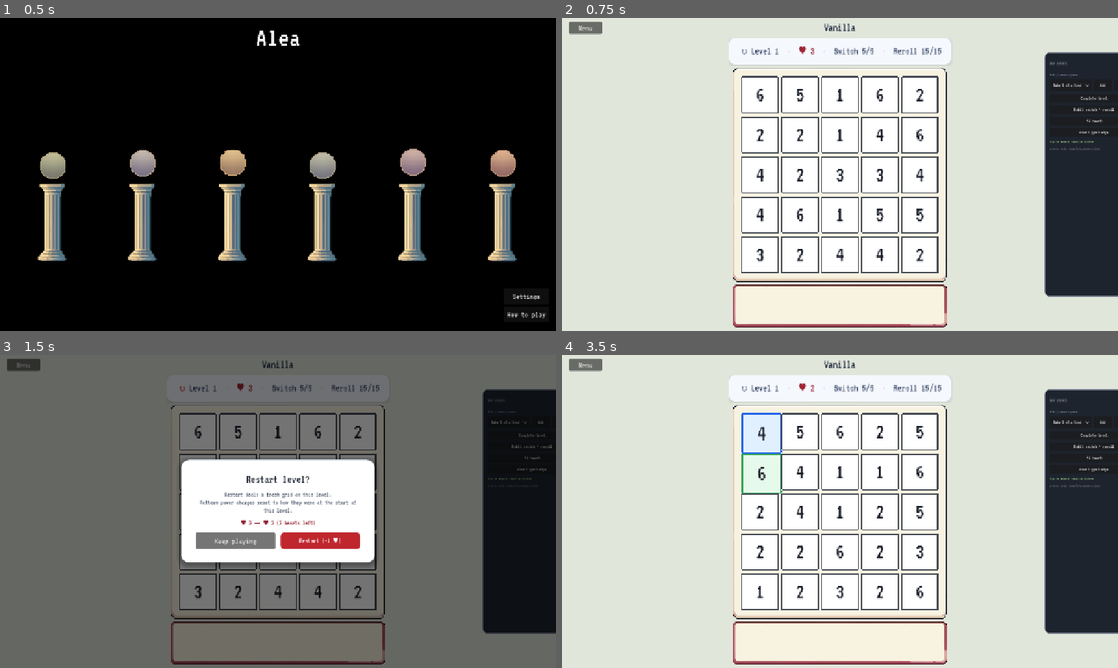
Above: before the commit, frames 1-4 (two rows, left to right).
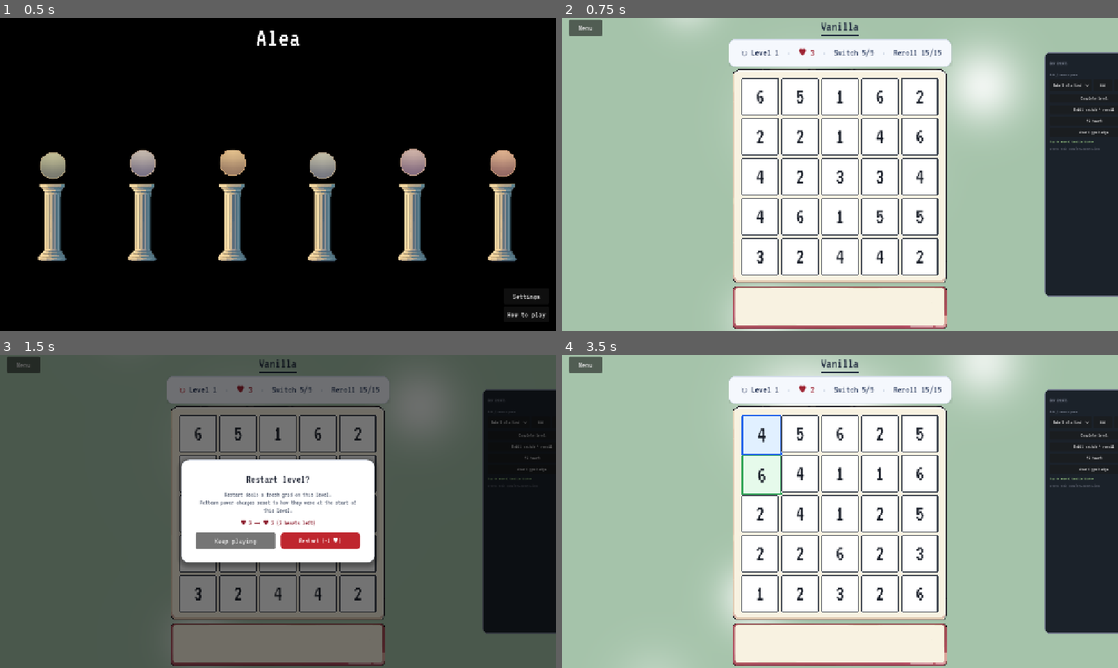
Above: after the commit, the same moments.

Repository: ming33333/Alea-Godot
Game: Godot game, scene res://scenes/main_menu.tscn
Two runs of this game, one before a commit and one after it. Both use one fixed random seed, a clock stepped at 60 frames per second and the inputs below. Video files are missing from this copy of the repository; at most half a second of black plays in their place. Sound files missing from this copy of the repository are replaced by a short silence.
Inputs (mouse positions are in pixels of both pictures, inside the frame that each line leads up to; where the layout moved, square brackets give the same spot in the first picture):
- Up to frame 1 (0.5 s): no input
- Up to frame 2 (0.75 s): click (612, 165) at 0.52 s
- Up to frame 3 (1.5 s): click "↻" at 1.25 s
- Up to frame 4 (3.5 s): click "Restart (−1 ♥)" at 2 s; click (762, 433) [762, 430] at 2.75 s

Frame 1 is identical in both runs. In frame 2, 58% of the frame differs, in the area x 0-100%, y 0-100%; in frame 3, 49%; in frame 4, 59%.

Commit message:
Add per-gym tinted backgrounds with floating light orbs, optimize main-menu orb hover tooltips, and improve the in-game gym title with underline, hover highlight, and rule tooltip.

Diff:
--- /dev/null
+++ b/assets/shaders/gym_background.gdshader
@@ -0,0 +1,54 @@
+shader_type canvas_item;
+
+uniform vec4 base_color : source_color = vec4(0.88, 0.9, 0.86, 1.0);
+uniform float light_strength : hint_range(0.0, 1.0) = 0.82;
+uniform float aspect_ratio : hint_range(0.5, 2.5) = 1.6;
+
+const float TRAVEL_START = 1.38;
+const float TRAVEL_END = -0.38;
+const float TRAVEL_SPAN = 1.76;
+
+float soft_orb(vec2 uv, vec2 center, float radius) {
+	vec2 d = uv - center;
+	d.x *= aspect_ratio;
+	float dist2 = dot(d, d) / (radius * radius);
+	return exp(-dist2 * 2.2);
+}
+
+float edge_fade(float y) {
+	float fade_in = 1.0 - smoothstep(0.84, 1.22, y);
+	float fade_out = smoothstep(TRAVEL_END, 0.12, y);
+	return fade_in * fade_out;
+}
+
+float floating_orb(
+	vec2 uv,
+	float x,
+	float phase,
+	float speed,
+	float radius,
+	float sway_speed,
+	float sway_amount
+) {
+	float cycle = fract(TIME * speed + phase);
+	float y = TRAVEL_START - cycle * TRAVEL_SPAN;
+	float x_pos = x + sin(TIME * sway_speed + phase * 6.28318) * sway_amount;
+	return soft_orb(uv, vec2(x_pos, y), radius) * edge_fade(y);
+}
+
+void fragment() {
+	vec2 uv = UV;
+	float glow = 0.0;
+
+	glow += floating_orb(uv, 0.14, 0.02, 0.045, 0.19, 0.35, 0.028);
+	glow += floating_orb(uv, 0.34, 0.21, 0.038, 0.16, 0.42, 0.022);
+	glow += floating_orb(uv, 0.56, 0.47, 0.052, 0.21, 0.31, 0.032);
+	glow += floating_orb(uv, 0.78, 0.63, 0.041, 0.18, 0.38, 0.026);
+	glow += floating_orb(uv, 0.24, 0.79, 0.034, 0.14, 0.45, 0.018);
+	glow += floating_orb(uv, 0.68, 0.91, 0.048, 0.17, 0.33, 0.024);
+	glow += floating_orb(uv, 0.46, 0.58, 0.029, 0.24, 0.28, 0.034);
+
+	glow = clamp(glow, 0.0, 1.0);
+	vec3 col = mix(base_color.rgb, vec3(1.0), glow * light_strength);
+	COLOR = vec4(col, base_color.a);
+}
--- a/scenes/game.tscn
+++ b/scenes/game.tscn
@@ -113,14 +113,29 @@
 layout_mode = 2
 size_flags_horizontal = 3
 
-[node name="GymLabel" type="Label" parent="Margin/VBox/Header/TopRow/TopCenter"]
+[node name="GymTitleWrap" type="VBoxContainer" parent="Margin/VBox/Header/TopRow/TopCenter"]
+unique_name_in_owner = true
+layout_mode = 2
+mouse_filter = 0
+theme_override_constants/separation = 3
+alignment = 1
+
+[node name="GymLabel" type="Label" parent="Margin/VBox/Header/TopRow/TopCenter/GymTitleWrap"]
 unique_name_in_owner = true
 layout_mode = 2
 theme_override_colors/font_color = Color(0.12, 0.16, 0.24, 1)
-theme_override_font_sizes/font_size = 26
+theme_override_font_sizes/font_size = 31
 text = "Gym"
 horizontal_alignment = 1
 vertical_alignment = 1
+
+[node name="GymTitleUnderline" type="ColorRect" parent="Margin/VBox/Header/TopRow/TopCenter/GymTitleWrap"]
+unique_name_in_owner = true
+custom_minimum_size = Vector2(48, 2)
+layout_mode = 2
+size_flags_horizontal = 4
+mouse_filter = 2
+color = Color(0.12, 0.16, 0.24, 1)
 
 [node name="TopBalance" type="Control" parent="Margin/VBox/Header/TopRow"]
 custom_minimum_size = Vector2(76, 0)
--- a/scripts/autoload/game_data.gd
+++ b/scripts/autoload/game_data.gd
@@ -10,12 +10,24 @@
 var tournament_opponents: Array = []
 var tournament_pickable: Array = []
 var gym_config: Dictionary = {}
+var _badge_texture_cache: Dictionary = {}
 
 const GYM_MODES_PATH := "res://data/gym_modes.json"
 const POWERS_PATH := "res://data/powers.json"
 const LEVEL_LIMITS_PATH := "res://data/level_limits.json"
 const LAYOUT_PATH := "res://data/gym_menu_layout.json"
 const TOURNAMENT_PATH := "res://data/tournament.json"
+
+const GYM_ORB_COLORS: Dictionary = {
+	"vanilla": Color(0.52, 0.68, 0.54, 0.9),
+	"orderedReroll": Color(0.55, 0.62, 0.78, 0.9),
+	"countdownOne": Color(0.85, 0.68, 0.42, 0.9),
+	"countdownAll": Color(0.50, 0.66, 0.72, 0.9),
+	"twoSlots": Color(0.65, 0.55, 0.72, 0.9),
+	"middleStraight": Color(0.80, 0.52, 0.44, 0.9),
+}
+const GYM_ORB_FALLBACK_COLOR := Color(0.62, 0.60, 0.58, 0.9)
+const GYM_BACKGROUND_LIGHTEN := 0.28
 
 
 func _ready() -> void:
@@ -73,14 +85,30 @@
 	return gym_modes[0] if gym_modes.size() > 0 else {}
 
 
+func get_gym_orb_color(gym_id: String) -> Color:
+	if GYM_ORB_COLORS.has(gym_id):
+		return GYM_ORB_COLORS[gym_id] as Color
+	return GYM_ORB_FALLBACK_COLOR
+
+
+func get_gym_background_color(gym_id: String) -> Color:
+	var orb: Color = get_gym_orb_color(gym_id)
+	return Color(orb.r, orb.g, orb.b, 1.0).lerp(Color(0.97, 0.98, 0.99, 1.0), GYM_BACKGROUND_LIGHTEN)
+
+
 func get_badge_texture(gym_id: String) -> Texture2D:
+	if _badge_texture_cache.has(gym_id):
+		return _badge_texture_cache[gym_id] as Texture2D
 	var path: String = str(get_gym(gym_id).get("badge_texture", ""))
 	if path.is_empty():
+		_badge_texture_cache[gym_id] = null
 		return null
 	var tex: Resource = load(path)
 	if tex is Texture2D:
-		return tex as Texture2D
+		_badge_texture_cache[gym_id] = tex as Texture2D
+		return _badge_texture_cache[gym_id] as Texture2D
 	push_warning("GameData: missing badge texture at %s" % path)
+	_badge_texture_cache[gym_id] = null
 	return null
 
 
--- a/scripts/game.gd
+++ b/scripts/game.gd
@@ -2,6 +2,7 @@
 
 const DIE_CELL := preload("res://scenes/die_cell.tscn")
 const POWER_DIE_BUTTON: PackedScene = preload("res://scenes/power_die_button.tscn")
+const GYM_BACKGROUND_SHADER: Shader = preload("res://assets/shaders/gym_background.gdshader")
 
 @onready var grid_container: GridContainer = %Grid
 @onready var level_label: Label = %LevelLabel
@@ -9,6 +10,8 @@
 @onready var switches_label: Label = %SwitchesLabel
 @onready var rerolls_label: Label = %RerollsLabel
 @onready var gym_label: Label = %GymLabel
+@onready var gym_title_wrap: VBoxContainer = %GymTitleWrap
+@onready var gym_title_underline: ColorRect = %GymTitleUnderline
 @onready var board_column: VBoxContainer = %BoardColumn
 @onready var stats_bar: PanelContainer = %StatsBar
 @onready var grid_board: Control = %GridBoard
@@ -20,6 +23,7 @@
 @onready var power_hint: VBoxContainer = %PowerHint
 @onready var power_hint_label: Label = %PowerHintLabel
 @onready var cancel_power_btn: Button = %CancelPowerBtn
+@onready var background: ColorRect = $Background
 
 const ACTIVATABLE_POWERS: Array[String] = [
 	"chooseNumber", "switchAnywhere", "setAnyNumber", "switchRows"
@@ -83,6 +87,12 @@
 
 var _board_size: float = REF_BOARD_SIZE
 var _power_chip_size: int = int(REF_POWER_CHIP)
+var _background_material: ShaderMaterial
+var _gym_title_hovered: bool = false
+
+const GYM_TITLE_COLOR := Color(0.12, 0.16, 0.24, 1)
+const GYM_TITLE_UNDERLINE_H := 2.0
+const GYM_TITLE_UNDERLINE_HOVER_H := 3.0
 
 
 func _ready() -> void:
@@ -128,6 +138,8 @@
 		DiceSprites.style_changed.connect(_on_dice_style_changed)
 	_setup_dice_roll_sfx()
 	_setup_dice_swish_sfx()
+	_setup_gym_background()
+	_setup_gym_title_hover()
 	_setup_dev_cheats()
 	call_deferred("_begin_run")
 
@@ -242,9 +254,19 @@
 			match_no,
 			opp.get("name", "Opponent"),
 		]
+		gym_title_wrap.tooltip_text = str(opp.get("description", ""))
 	else:
 		var gym: Dictionary = GameData.get_gym(session.gym_id)
-		gym_label.text = gym.get("name", "Alea")
+		gym_label.text = str(gym.get("name", "Alea"))
+		var subtitle: String = str(gym.get("subtitle", ""))
+		var description: String = str(gym.get("description", ""))
+		if subtitle.is_empty():
+			gym_title_wrap.tooltip_text = description
+		else:
+			gym_title_wrap.tooltip_text = "%s\n\n%s" % [subtitle, description]
+	call_deferred("_layout_gym_title_underline")
+	if background:
+		_update_gym_background_color()
 	level_label.text = "Level %d" % session.level
 	hearts_label.text = "♥ %d" % session.hearts
 	var lim: Dictionary = session.get_limits()
@@ -306,7 +328,56 @@
 
 
 func _on_viewport_size_changed() -> void:
+	_sync_gym_background_aspect()
 	call_deferred("_layout_boards")
+	call_deferred("_layout_gym_title_underline")
+
+
+func _layout_gym_title_underline() -> void:
+	if gym_label == null or gym_title_underline == null:
+		return
+	var text_w: float = gym_label.get_minimum_size().x
+	if text_w < 8.0:
+		text_w = gym_label.size.x
+	gym_title_underline.custom_minimum_size = Vector2(
+		maxf(text_w, 8.0),
+		GYM_TITLE_UNDERLINE_HOVER_H if _gym_title_hovered else GYM_TITLE_UNDERLINE_H
+	)
+
+
+func _setup_gym_title_hover() -> void:
+	if gym_title_wrap == null:
+		return
+	if not gym_title_wrap.mouse_entered.is_connected(_on_gym_title_mouse_entered):
+		gym_title_wrap.mouse_entered.connect(_on_gym_title_mouse_entered)
+	if not gym_title_wrap.mouse_exited.is_connected(_on_gym_title_mouse_exited):
+		gym_title_wrap.mouse_exited.connect(_on_gym_title_mouse_exited)
+
+
+func _on_gym_title_mouse_entered() -> void:
+	_set_gym_title_highlight(true)
+
+
+func _on_gym_title_mouse_exited() -> void:
+	_set_gym_title_highlight(false)
+
+
+func _set_gym_title_highlight(hovering: bool) -> void:
+	_gym_title_hovered = hovering
+	if gym_label == null:
+		return
+	if hovering:
+		var accent: Color = GameData.get_gym_orb_color(
+			session.gym_id if session != null else GameState.selected_gym_id
+		)
+		gym_label.add_theme_color_override("font_color", accent.darkened(0.12))
+		if gym_title_underline != null:
+			gym_title_underline.color = accent.darkened(0.08)
+	else:
+		gym_label.add_theme_color_override("font_color", GYM_TITLE_COLOR)
+		if gym_title_underline != null:
+			gym_title_underline.color = GYM_TITLE_COLOR
+	call_deferred("_layout_gym_title_underline")
 
 
 func _layout_boards() -> void:
@@ -688,6 +759,40 @@
 	add_child(_dice_swish_player)
 
 
+func _setup_gym_background() -> void:
+	if background == null or GYM_BACKGROUND_SHADER == null:
+		return
+	_background_material = ShaderMaterial.new()
+	_background_material.shader = GYM_BACKGROUND_SHADER
+	_background_material.set_shader_parameter("light_strength", 0.82)
+	background.material = _background_material
+	background.color = Color.WHITE
+	_sync_gym_background_aspect()
+	if session != null:
+		_update_gym_background_color()
+
+
+func _update_gym_background_color() -> void:
+	if session == null:
+		return
+	var base: Color = GameData.get_gym_background_color(session.gym_id)
+	if _background_material != null:
+		_background_material.set_shader_parameter("base_color", base)
+		_sync_gym_background_aspect()
+	else:
+		background.color = base
+
+
+func _sync_gym_background_aspect() -> void:
+	if _background_material == null:
+		return
+	var vp: Vector2 = get_viewport_rect().size
+	_background_material.set_shader_parameter(
+		"aspect_ratio",
+		vp.x / maxf(vp.y, 1.0)
+	)
+
+
 func _on_dice_swished() -> void:
 	if _dice_swish_player and _dice_swish_player.stream:
 		_dice_swish_player.play()
--- a/scripts/main_menu.gd
+++ b/scripts/main_menu.gd
@@ -8,15 +8,6 @@
 const TOOLTIP_GAP := 14.0
 const GAME_SCENE: PackedScene = preload("res://scenes/game.tscn")
 
-const GYM_ORB_COLORS: Dictionary = {
-	"vanilla": Color(0.52, 0.68, 0.54, 0.9),
-	"orderedReroll": Color(0.55, 0.62, 0.78, 0.9),
-	"countdownOne": Color(0.85, 0.68, 0.42, 0.9),
-	"countdownAll": Color(0.50, 0.66, 0.72, 0.9),
-	"twoSlots": Color(0.65, 0.55, 0.72, 0.9),
-	"middleStraight": Color(0.80, 0.52, 0.44, 0.9),
-}
-const GYM_ORB_FALLBACK_COLOR := Color(0.62, 0.60, 0.58, 0.9)
 const BADGE_ICON_SIZE := 40.0
 const BADGE_BOX_SIZE := 56.0
 const BADGE_SLIDE_DURATION := 0.55
@@ -243,9 +234,7 @@
 
 
 func _orb_color_for_gym(gym_id: String) -> Color:
-	if GYM_ORB_COLORS.has(gym_id):
-		return GYM_ORB_COLORS[gym_id] as Color
-	return GYM_ORB_FALLBACK_COLOR
+	return GameData.get_gym_orb_color(gym_id)
 
 
 func _orb_position_above_pillar(pillar_index: int, seated: bool = false) -> Vector2:
@@ -313,8 +302,14 @@
 
 
 func _on_orb_hover(gym: Dictionary, orb: Control) -> void:
-	_hover_gym_id = gid_str(gym)
-	_populate_tooltip(gym)
+	var gid: String = gid_str(gym)
+	if _hover_gym_id == gid:
+		if gym_tooltip.visible:
+			call_deferred("_position_tooltip_near_orb", orb)
+			return
+	else:
+		_hover_gym_id = gid
+		_populate_tooltip(gym)
 	gym_tooltip.visible = true
 	call_deferred("_position_tooltip_near_orb", orb)
 
@@ -326,6 +321,9 @@
 
 func _on_championship_hover() -> void:
 	if champion_portal == null or not champion_portal.visible:
+		return
+	if _hover_gym_id == "championship" and gym_tooltip.visible:
+		call_deferred("_position_tooltip_near_control", champion_portal)
 		return
 	_hover_gym_id = "championship"
 	if tooltip_badge:
Not shown, added: assets/shaders/gym_background.gdshader.uid
Not shown, changed: assets/textures/river.ogv.uid
